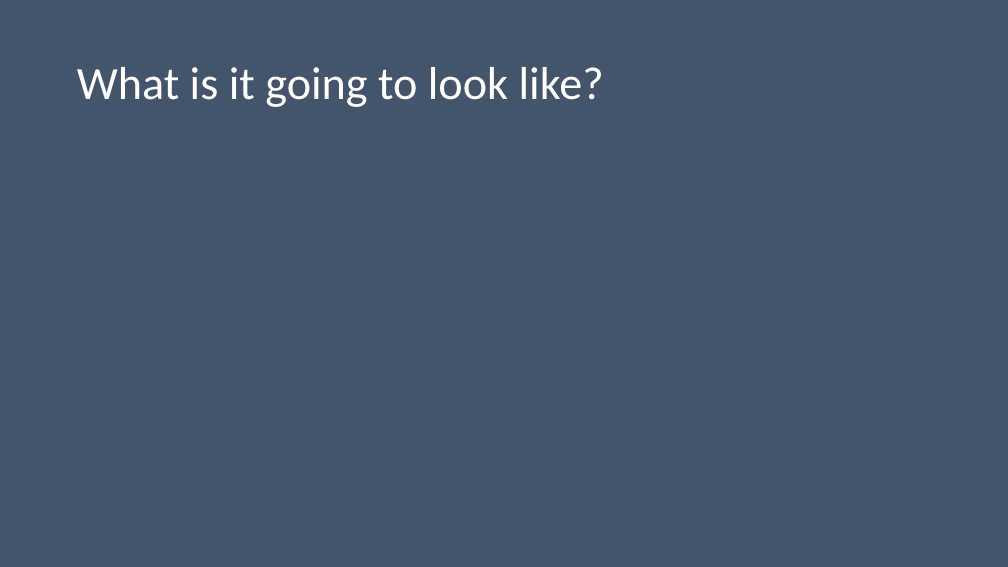
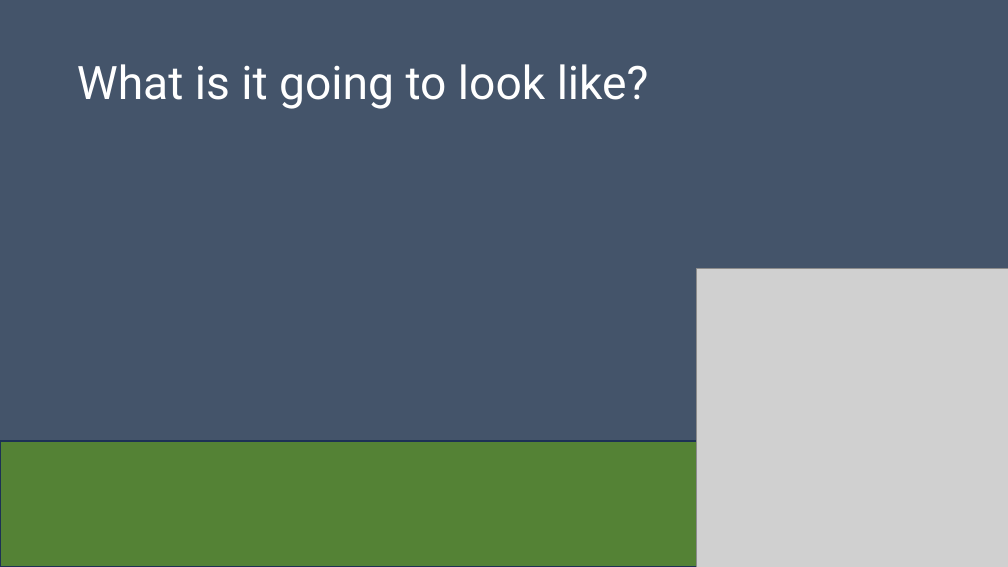
Before and after one commit to Dwaddle26/EncryptNotes, a slide deck: slide 4 of Team_2_Presentation_1.pptx. Drawn at 1008x567 pixels with LibreOffice and Linux fonts; fonts in the diff are those of the drawing; grey boxes stand for pictures. Boxes give left, top, right and bottom in pixels: in the first picture for what was removed or moved away, otherwise in the second. Text is boxed around its words. In the diff, an @@ line names an element or a change of style, - is before the commit and + after.

```diff
--- a/Team_2_Presentation_1.pptx
+++ b/Team_2_Presentation_1.pptx
@@ title "What is it going to ..." at [77,64,649,109]: font Calibri to Roboto @@
@@ picture added at [696,268,1008,567] @@
@@ rectangle added at [0,441,1008,567], fill #548235, outline #1E3256 1 pt @@
```
Also in this commit, not shown: 9 other slides changed.
